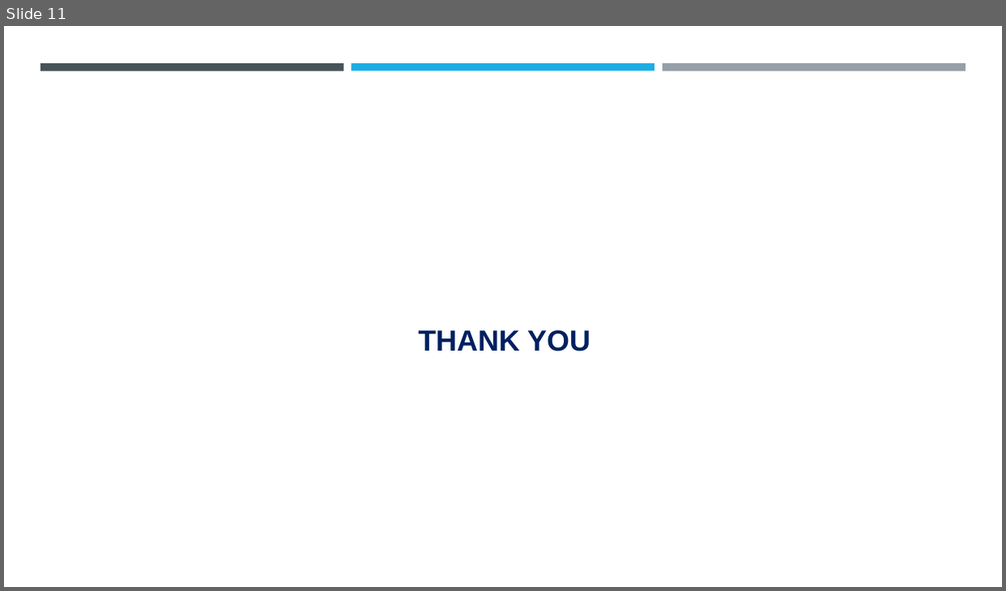
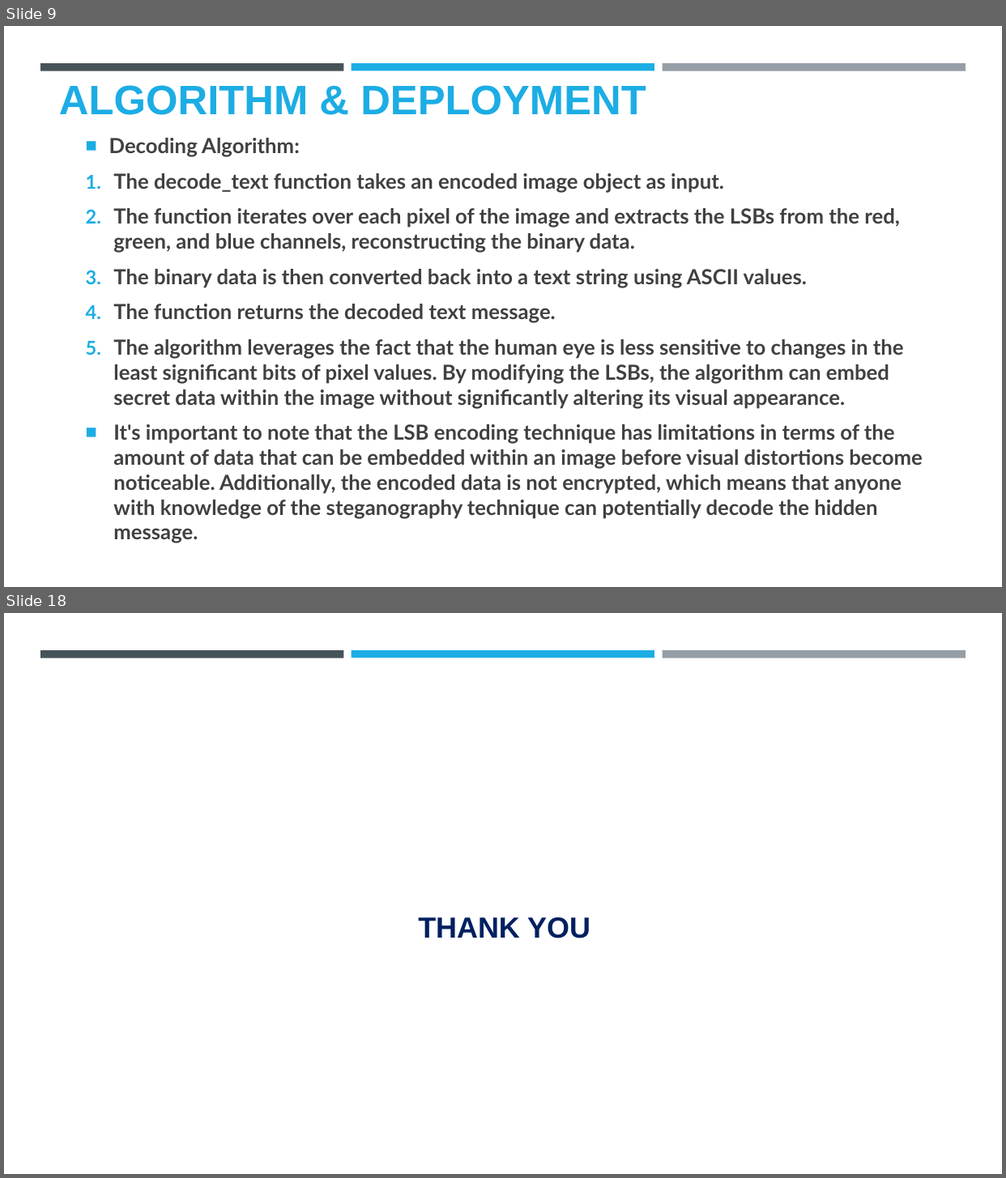
Before and after one commit to Dhayanithi05/ProjectNM, a slide deck: Project.pptx. Shown one above the other, each under a label of ours: slide 11 before the commit, slides 9 and 18 after it; the slides between them are not shown. The pictures are 1006x591 and 1006x1178 pixels, drawn with LibreOffice and Linux fonts; fonts in the diff are those of the drawing; background and template pictures are left out. Boxes give left, top, right and bottom in pixels: in the first picture for what was removed or moved away, otherwise in the second. Text is boxed around its words. In the diff, an @@ line names an element or a change of style, - is before the commit and + after.

```diff
--- a/Project.pptx
+++ b/Project.pptx
@@ slide 9 added at (4, 26, 1002, 587), background #FFFFFF; not listed: 3 template elements that a slide beside it also shows @@
@@ title added at (59, 85, 646, 115), 39.6 pt, text #1CADE4, bold @@
+ALGORITHM & DEPLOYMENT
@@ text added at (109, 138, 922, 519), 20 pt, text #404040, bold @@
+  ■ Decoding Algorithm:
+  1. The decode_text function takes an encoded image object as input.
+  2. The function iterates over each pixel of the image and extracts the LSBs from the red, green, and blue channels, reconstructing the binary data.
+  3. The binary data is then converted back into a text string using ASCII values.
+  4. The function returns the decoded text message.
+  5. The algorithm leverages the fact that the human eye is less sensitive to changes in the least significant bits of pixel values. By modifying the LSBs, the algorithm can embed secret data within the image without significantly altering its visual appearance.
+  ■ It's important to note that the LSB encoding technique has limitations in terms of the amount of data that can be embedded within an image before visual distortions become noticeable. Additionally, the encoded data is not encrypted, which means that anyone with knowledge of the steganography technique can potentially decode the hidden message.
@@ what was slide 11 is now slide 18 @@
```
Also in this commit, not shown: 4 slides changed, 12 other slides added, 6 slides removed.
